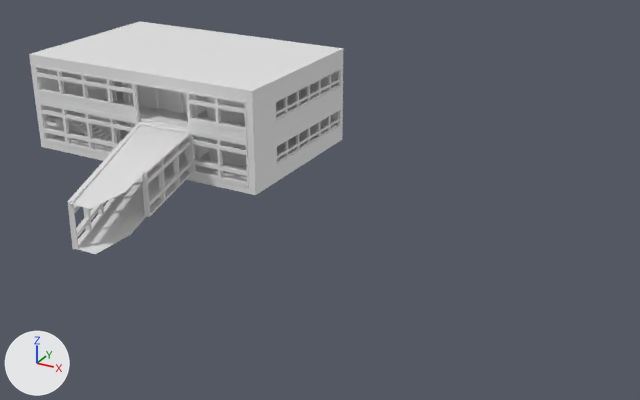
Before and after pictures for a commit that changed the Blender file Assets/room.blend.
Rendered twice from a camera (50 mm lens) standing at (47.1, -52.2, 23.4) and looking at (22.3, -7.2, 0.9). Lighting does not change. The marker at lower left points along +X, +Y and +Z.
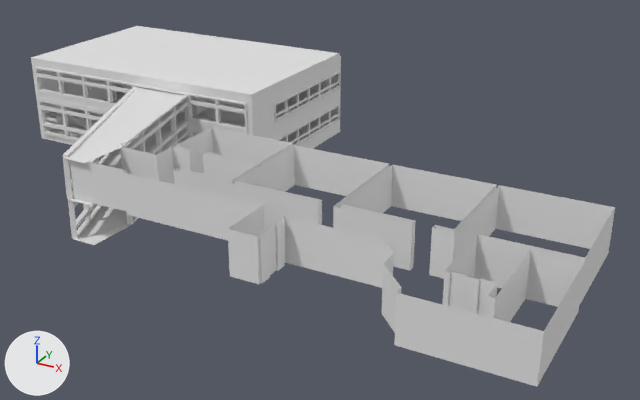
Pixel boxes [x1, y1, x2, y2] of what changed, in the pictures (640 x 400 px; the box of a moved part takes in the faces that stretch with it):
'Plane.011', added
    after: [69, 128, 615, 387]
'shadow box', reshaped (15% shorter)
    before: [29, 21, 343, 195]
    after: [31, 26, 341, 174]
'Cube.004', mesh rescaled
    before: [34, 65, 249, 187]
    after: [35, 67, 248, 141]
'Plane.010', added
    after: [64, 87, 184, 163]
'Plane.005', mesh rescaled
    before: [78, 164, 187, 254]
    after: [74, 206, 133, 245]
'Cube.009', added
    after: [120, 95, 189, 170]
'Cube.008', added
    after: [62, 86, 138, 199]
'Cube.003', moved
    before: [276, 70, 340, 120]
    after: [274, 72, 340, 121]
'Plane.009', added
    after: [68, 124, 184, 205]
'Plane.008', added
    after: [45, 107, 97, 126]
part 3 of me_plane_007, moved or reshaped
    before: [69, 125, 185, 209]
    after: [70, 200, 94, 206]
'Plane', unchanged, covered by the edit
    before: [44, 106, 341, 168]
    after: [43, 91, 341, 146]
'Cube.006', unchanged, covered by the edit
    before: [142, 133, 192, 217]
    after: [126, 130, 190, 225]
'Plane.001', unchanged, covered by the edit
    before: [51, 121, 318, 181]
    after: [49, 121, 318, 142]

The change, as a list of edits to the scene's bpy script:
```text
Change me_cube:
    where me_cube.from_pydata(...)  # 508 vertices, 621 faces; spans x -0.8..18.1, y -0.1..0.2, z -4.9..1.1
    me_cube part 1: the whole mesh is scaled about the mesh origin by (1, 1, 0.872)
Change me_plane_005:
    where me_plane_005.from_pydata(...)  # 14 vertices, 7 faces; spans x -3.49..3.85, y -9.61..3.88, z -0.03..0.2
    me_plane_005 part 2: the whole mesh is scaled about its middle by (1, 1, 0.877), then moved by (0.0, 0.0, 0.6)
Change me_plane_007:
    remove me_plane_007.from_pydata(...)  # 14 vertices, 7 faces; spans x -3.49..3.85, y -9.61..3.88, z -0.03..0.2
    add me_plane_007.from_pydata(...)  # 14 vertices, 7 faces; spans x -3.49..3.85, y -9.61..3.88, z 0.24..0.44
    me_plane_007 part 3: the whole mesh is rebuilt
Change me_cube_006:
    remove me_cube_006.from_pydata(...)  # 60 vertices, 46 faces; spans x -9.5..10.3, y -6.7..6.2, z -3.6..3.8
    add me_cube_006.from_pydata(...)  # 60 vertices, 46 faces; spans x -9.5..10.1, y -6.6..6.0, z -2.9..3.5
    me_cube_006 part 4: 58 of 60 vertices moved; they spanned x -9.5..10.3, y -6.7..6.2, z -3.6..3.8 and now span x -9.5..10.1, y -6.6..6.0, z -2.9..3.5; mean shift (0.0, 0.0, 0.2); largest move (10.3, 6.2, -3.6) -> (10.1, 6.0, -2.9)
Add me_plane_008:
    me_plane_008.from_pydata([(-2.11, -0.17, 1.0), (1.99, -0.17, -0.51), (-2.11, 1.0, 1.0), (1.99, 1.0, -0.51), (-3.34, -0.17, 1.0), (-3.34, 1.0, 1.0), (-2.42, 1.0, 1.0), (-2.42, -0.17, 1.0), (-3.34, -1.4, 1.0), (-2.42, -1.4, 1.0), (0.88, -0.17, 2.25), (0.88, -1.4, 2.25)], [], [(0, 1, 3, 2), (7, 6, 5, 4), (0, 2, 6, 7), (7, 4, 8, 9), (7, 9, 11, 10)])
Change ob_cube_003:
    ob_cube_003.location: (15.9, -1.67, 4.55) -> (15.9, -1.67, 4.34)
Add ob_plane_011:
    ob_plane_011 = bpy.data.objects.new('Plane.011', me_plane_011)  # 134 vertices, 66 faces; spans x -2.4..25.7, y -6.9..6.2, z 0.0..2.5
    ob_plane_011.location = (15.03, -16.63, 3.3)
Add ob_plane_010:
    ob_plane_010 = bpy.data.objects.new('Plane.010', me_plane_010)  # 14 vertices, 7 faces; spans x -3.49..3.85, y -9.61..3.88, z 0.24..0.44
    ob_plane_010.location = (10.22, -9.16, 5.34)
Add ob_plane_009:
    ob_plane_009 = bpy.data.objects.new('Plane.009', me_plane_009)  # 14 vertices, 7 faces; spans x -3.49..3.85, y -9.61..3.88, z 0.59..0.79
    ob_plane_009.location = (10.22, -9.16, 2.5)
Add ob_cube_009:
    ob_cube_009 = bpy.data.objects.new('Cube.009', me_cube_010)  # 44 vertices, 45 faces; spans x -1.17..1.5, y -0.16..0.15, z -0.78..1.86; modifiers ARRAY
    ob_cube_009.location = (11.26, -6.53, 3.85)
    ob_cube_009.rotation_euler = (-0.00603, -0.0201, -1.28)  # degrees (-0.3, -1.2, -73)
Add ob_cube_008:
    ob_cube_008 = bpy.data.objects.new('Cube.008', me_cube_006_1)  # 44 vertices, 45 faces; spans x -1.17..1.27, y -0.16..0.15, z -0.77..1.86; modifiers ARRAY
    ob_cube_008.location = (7.04, -6.46, 3.8)
    ob_cube_008.rotation_euler = (-0.00857, -0.0192, -1.15)  # degrees (-0.5, -1.1, -66)
Add ob_plane_008:
    ob_plane_008 = bpy.data.objects.new('Plane.008', me_plane_008)
    ob_plane_008.location = (0.44, -3.88, 1.02)
```
